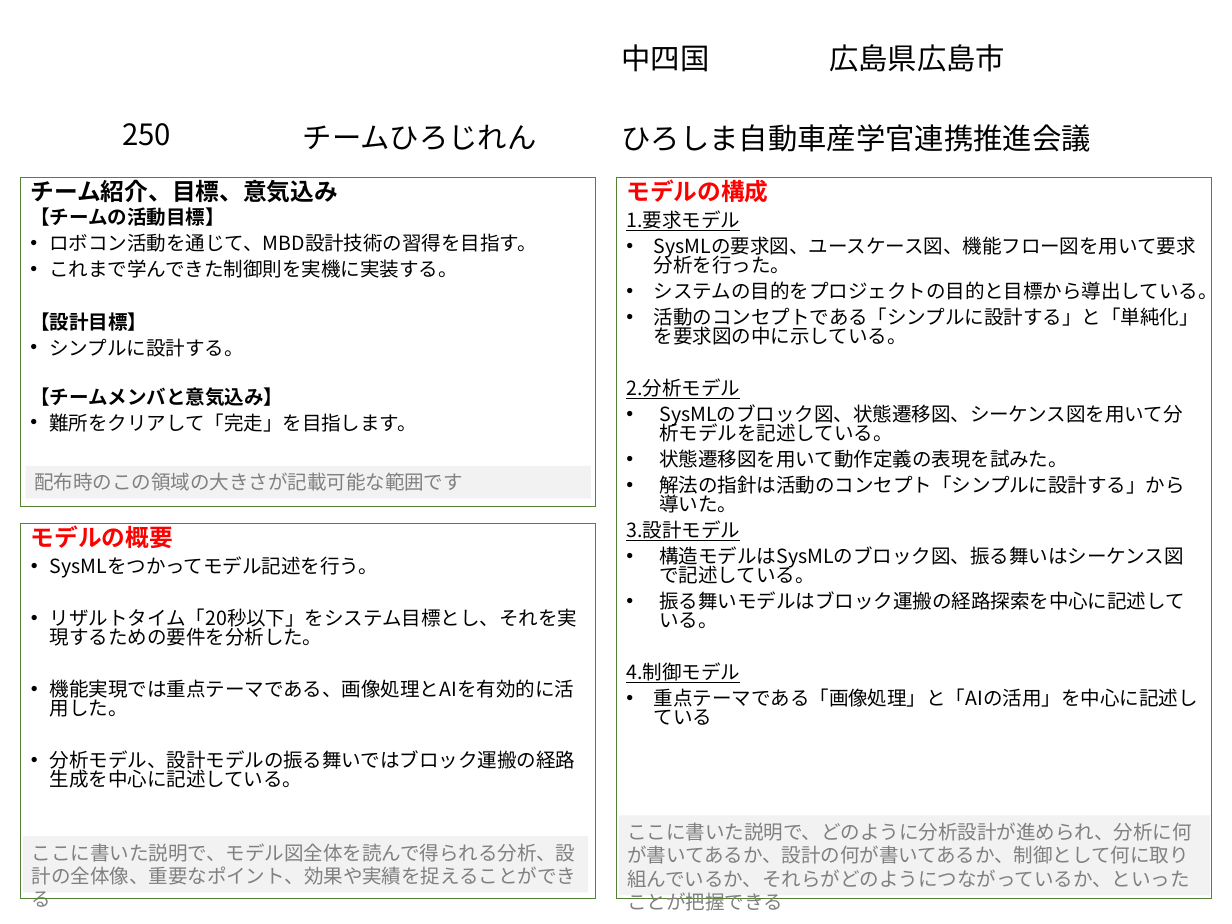
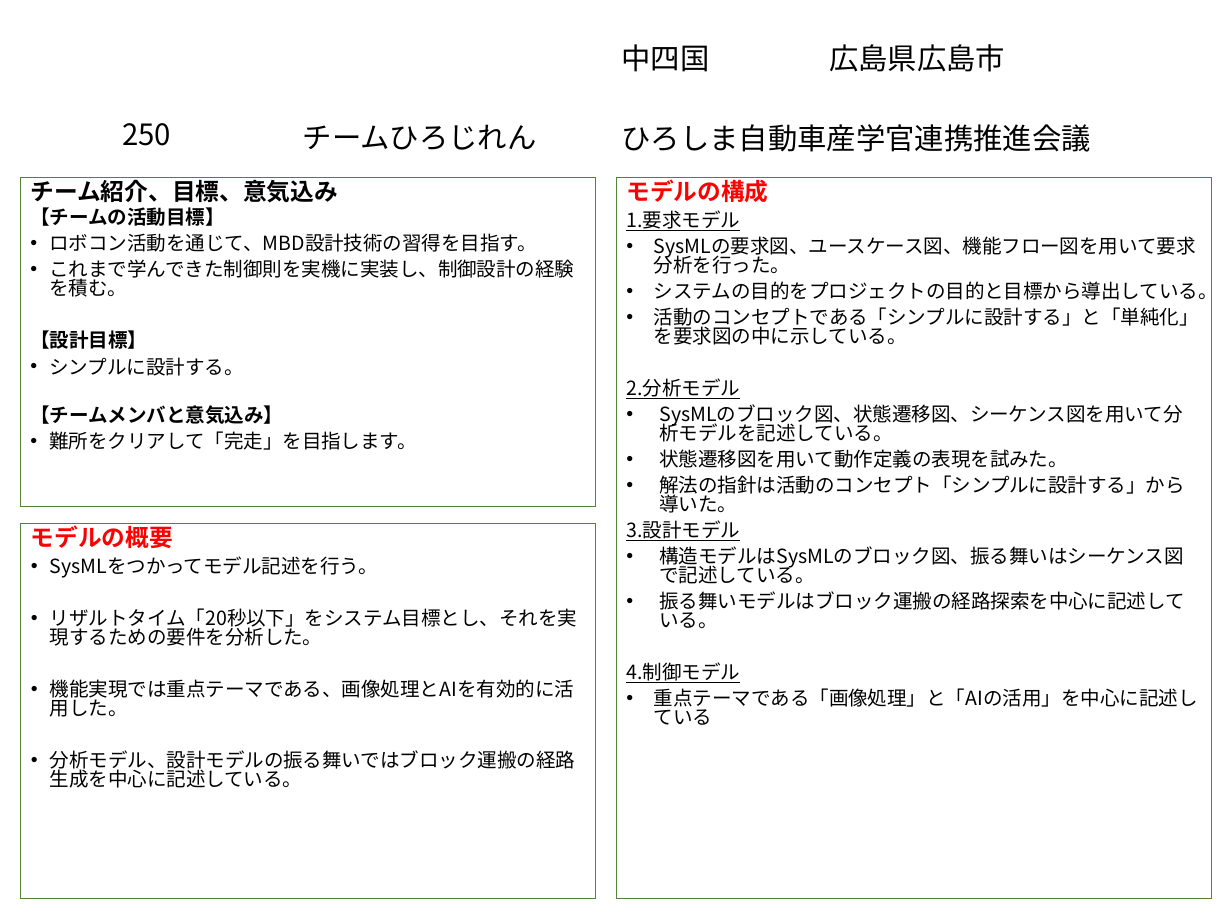
Before and after one commit to McRobo2019/ET_Robo_2019, a slide deck: slide 1 of Specification/hirojiren_model_file_advanced.pptx. Drawn at 1232x924 pixels with LibreOffice and Linux fonts; fonts in the diff are those of the drawing; background and template pictures are left out. Boxes give left, top, right and bottom in pixels: in the first picture for what was removed or moved away, otherwise in the second. Text is boxed around its words. In the diff, an @@ line names an element or a change of style, - is before the commit and + after.

Commit message:
KP-177 モデルシートを2019年版に修正

```diff
--- a/Specification/hirojiren_model_file_advanced.pptx
+++ b/Specification/hirojiren_model_file_advanced.pptx
@@ text in rectangle at (x1=49, y1=259, x2=574, y2=297): text changed @@
-• これまで学んできた制御則を実機に実装する。
+• これまで学んできた制御則を実機に実装し、制御設計の経験を積む。
@@ rectangle removed at (x1=26, y1=466, x2=590, y2=498) @@
-配布時のこの領域の大きさが記載可能な範囲です
@@ rectangle removed at (x1=23, y1=836, x2=588, y2=892) @@
-ここに書いた説明で、モデル図全体を読んで得られる分析、設計の全体像、重要なポイント、効果や実績を捉えることができる
@@ rectangle removed at (x1=619, y1=816, x2=1210, y2=896) @@
-ここに書いた説明で、どのように分析設計が進められ、分析に何が書いてあるか、設計の何が書いてあるか、制御として何に取り組んでいるか、それらがどのようにつながっているか、といったことが把握できる
```
Also in this commit, not shown: 1 other slide changed.
